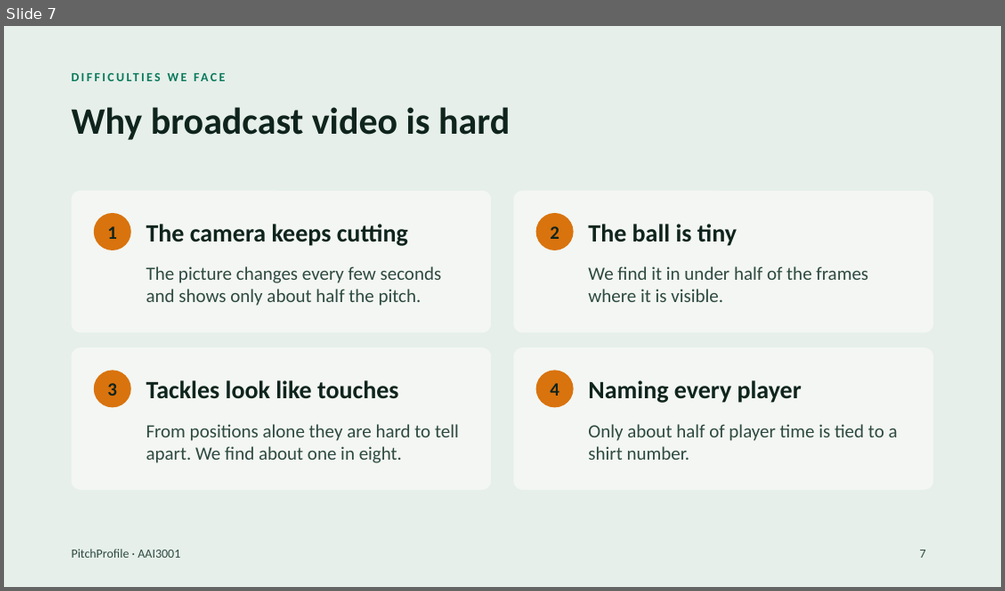
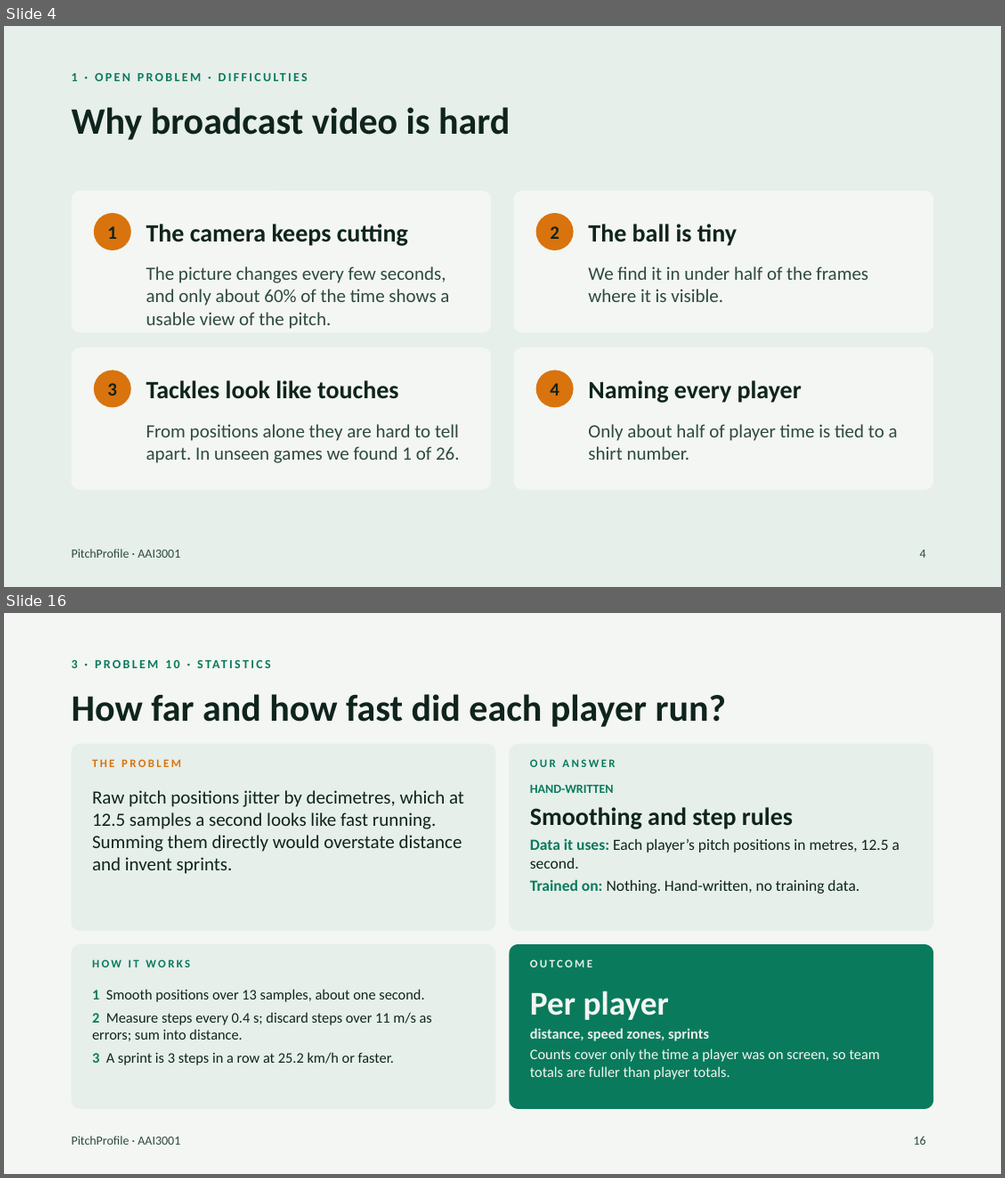
Before and after one commit to havochadi/AIFootballProfiler, a slide deck: Documentation/PitchProfile_Presentation.pptx. Shown one above the other, each under a label of ours: slide 7 before the commit, slides 4 and 16 after it; the slides between them are not shown. The pictures are 1005x591 and 1005x1178 pixels, drawn with LibreOffice and Linux fonts; fonts in the diff are those of the drawing. Boxes give left, top, right and bottom in pixels: in the first picture for what was removed or moved away, otherwise in the second. Text is boxed around its words. In the diff, an @@ line names an element or a change of style, - is before the commit and + after.

```diff
--- a/Documentation/PitchProfile_Presentation.pptx
+++ b/Documentation/PitchProfile_Presentation.pptx
@@ slide 16 added at (4,613,1001,1174), background #F3F6F2; not listed: 1 template element that a slide beside it also shows @@
@@ text added at (72,660,78,668), 12 pt, text #0A7A5C, bold @@
+3 · PROBLEM 10 · STATISTICS
@@ title added at (72,694,726,727), 36 pt, text #0F241D, bold @@
+How far and how fast did each player run?
@@ rounded rectangle added at (72,744,495,931), fill #E6EFEA @@
@@ rounded rectangle added at (509,744,933,931), fill #E6EFEA @@
@@ text added at (92,759,181,767), 11 pt, text #D9730D, bold @@
+THE PROBLEM
@@ text added at (530,759,615,767), 11 pt, text #0A7A5C, bold @@
+OUR ANSWER
@@ text added at (92,790,464,874), 18 pt, text #0F241D @@
+Raw pitch positions jitter by decimetres, which at 12.5 samples a second looks like fast running. Summing them directly would overstate distance and invent sprints.
@@ text added at (530,785,899,893), 15 pt, text #0F241D @@
+HAND-WRITTEN
+Smoothing and step rules
+Data it uses: Each player’s pitch positions in metres, 12.5 a second.
+Trained on: Nothing. Hand-written, no training data.
@@ rounded rectangle added at (72,944,495,1109), fill #E6EFEA @@
@@ text added at (92,959,190,967), 11 pt, text #0A7A5C, bold @@
+HOW IT WORKS
@@ rounded rectangle added at (509,944,933,1109), fill #0A7A5C @@
@@ text added at (530,959,592,967), 11 pt, text #E6EFEA, bold @@
+OUTCOME
@@ text added at (92,989,432,1065), 14 pt, text #0F241D @@
+1 Smooth positions over 13 samples, about one second.
+2 Measure steps every 0.4 s; discard steps over 11 m/s as errors; sum into distance.
+3 A sprint is 3 steps in a row at 25.2 km/h or faster.
@@ text added at (530,990,880,1079), 14 pt, text #F3F6F2 @@
+Per player
+distance, speed zones, sprints
+Counts cover only the time a player was on screen, so team totals are fuller than player totals.
@@ page number added at (914,1135,926,1144), 12 pt, text #2E4A41 @@
+16
@@ what was slide 7 is now slide 4 @@
@@ slide 4 changed as well @@
@@ text at (72,73,78,81): text changed @@
-DIFFICULTIES WE FACE
+1 · OPEN PROBLEM · DIFFICULTIES
@@ text at (146,266,449,329): text changed @@
-The picture changes every few seconds and shows only about half the pitch.
+The picture changes every few seconds, and only about 60% of the time shows a usable view of the pitch.
@@ text at (146,424,460,463): text changed @@
-From positions alone they are hard to tell apart. We find about one in eight.
+From positions alone they are hard to tell apart. In unseen games we found 1 of 26.
@@ page number at (920,549,926,557): text changed @@
-7
+4
```
Also in this commit, not shown: 4 other slides changed, 27 other slides added, 2 slides removed, 1 other file.
